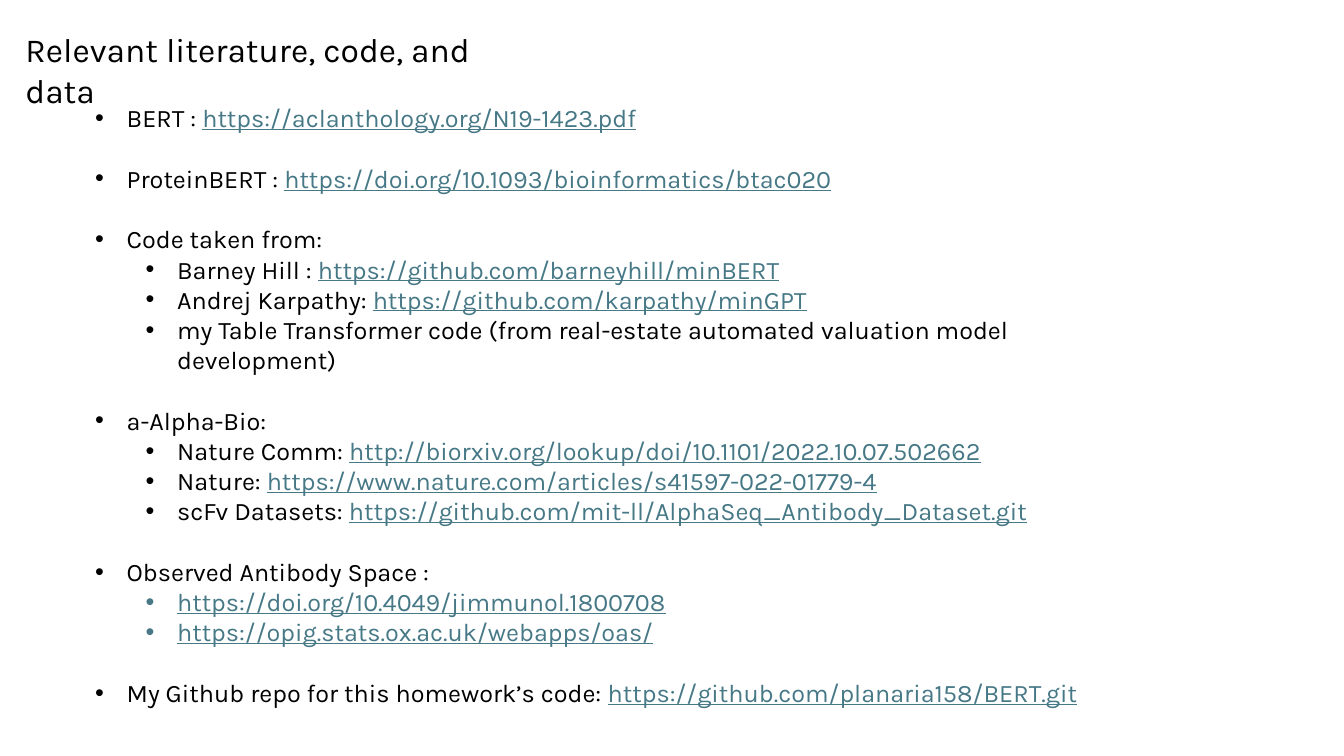
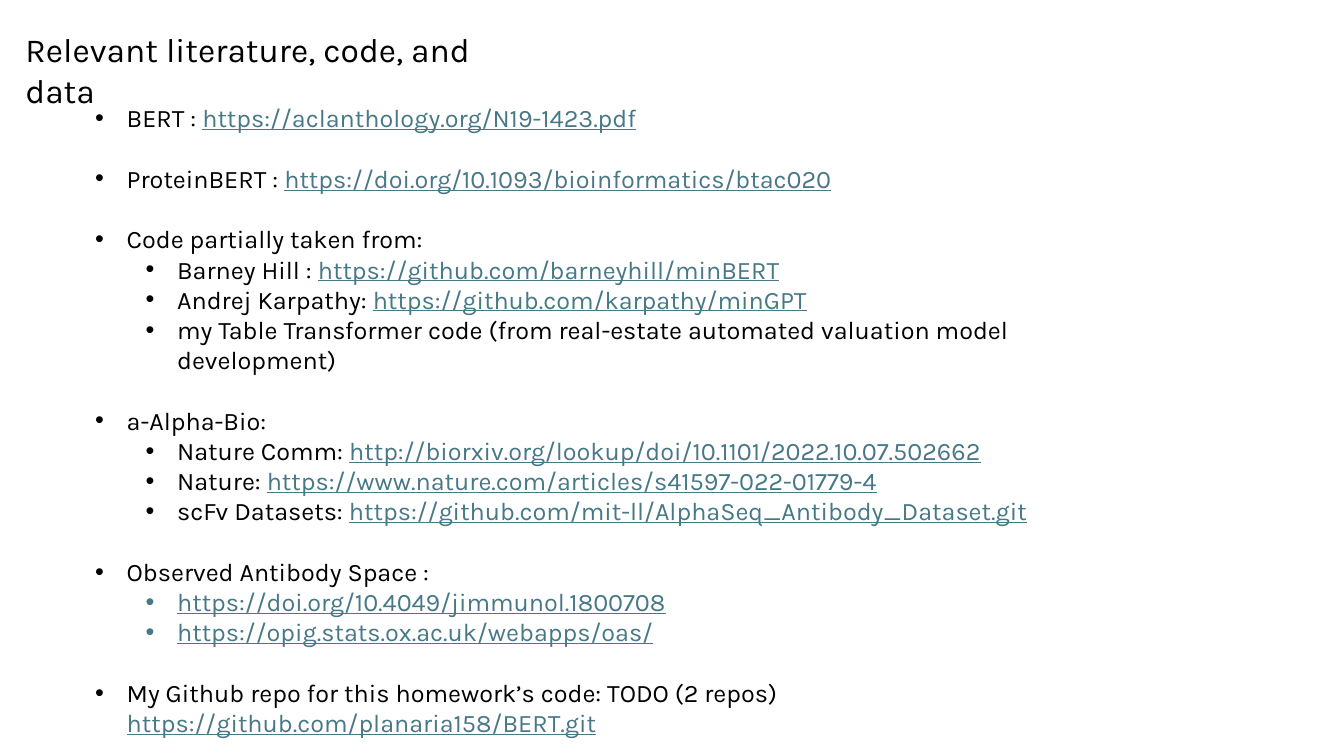
Before and after one commit to planaria158/BERT-antibody-antigen-binding-energy, a slide deck: slide 2 of Homework-aAlphaBio.pptx (slide 12 before the commit). Drawn at 1344x756 pixels with LibreOffice and Linux fonts; fonts in the diff are those of the drawing. Boxes give left, top, right and bottom in pixels: in the first picture for what was removed or moved away, otherwise in the second. Text is boxed around its words. In the diff, an @@ line names an element or a change of style, - is before the commit and + after.

```diff
--- a/Homework-aAlphaBio.pptx
+++ b/Homework-aAlphaBio.pptx
@@ text at (127,230,423,254): text changed @@
-• Code taken from:
+• Code partially taken from:
@@ text at (127,684,777,738): text changed; text colour #467886 to #000000 @@
-• My Github repo for this homework’s code: https://github.com/planaria158/BERT.git
+• My Github repo for this homework’s code: TODO (2 repos) https://github.com/planaria158/BERT.git
```
Also in this commit, not shown: 6 other slides changed, 5 slides added, 3 slides removed.
